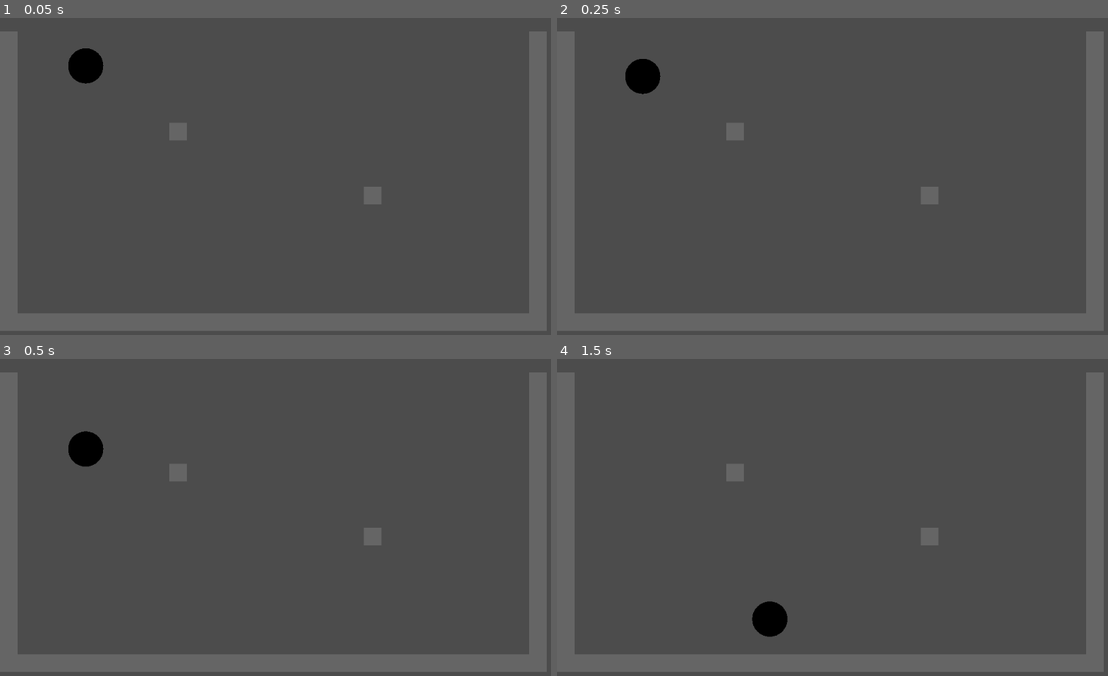
Above: before the commit, frames 1-4 (two rows, left to right).
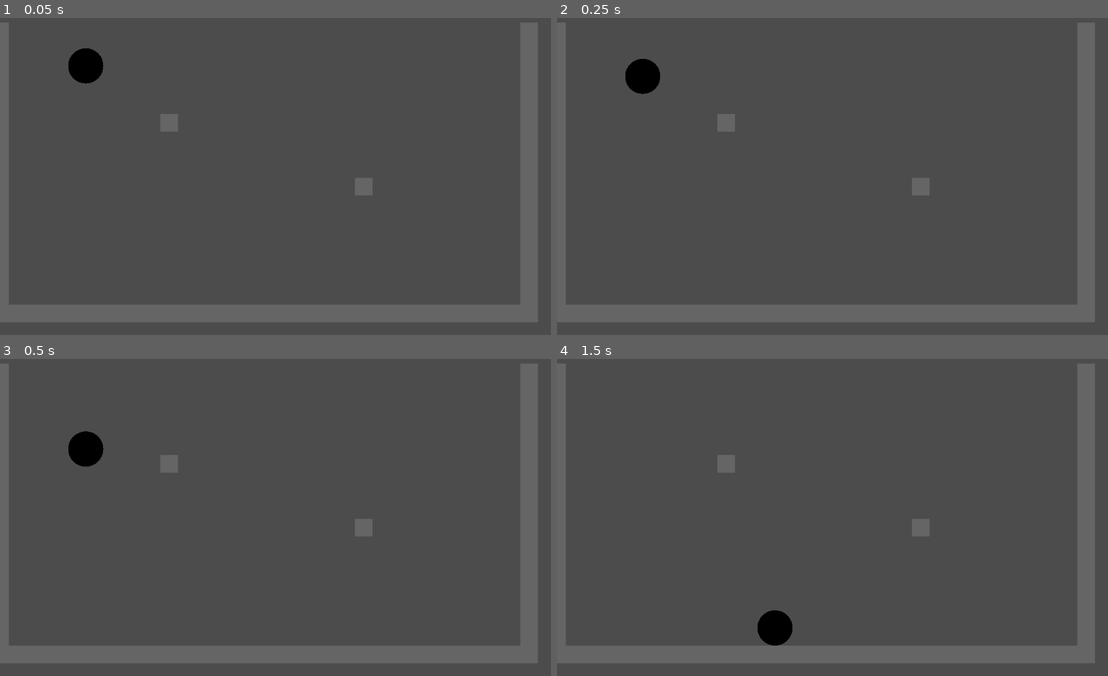
Above: after the commit, the same moments.

Repository: clangdo/candy_tablets
Game: Godot game, scene res://test/level/level.tscn
Two runs of this game, one before a commit and one after it. Both use one fixed random seed, a clock stepped at 60 frames per second and the inputs below.
Inputs:
- Up to frame 1 (0.05 s): no input
- Up to frame 2 (0.25 s): no input
- Up to frame 3 (0.5 s): no input
- Up to frame 4 (1.5 s): hold Right (right) 0.53-1.28 s; hold Left (left) from 1.28 s (still down)

The runs differ from the first frame. In frame 1, 9.8% of the frame differs, in the area x 0-100%, y 1-99%; in frame 2, 9.8%; in frame 3, 9.8%; in frame 4, 10%.

Commit message:
Add generation of per instance collision shapes for block
Note: https://github.com/godotengine/godot-proposals/issues/1574 seems
like a good idea after adding this. It's a bit strange that I need to
specify an owner programatically when the built-in owners are designed
to be editor-only.

Diff:
--- a/godot/block/block.gd
+++ b/godot/block/block.gd
@@ -2,9 +2,22 @@
 
 var grid_size: int = 32
 
+export var width: int = 1
 export var height: int = 1
-export var width: int = 1
+
+var _half_size: Vector2 = Vector2(16, 16)
+
+func _ready():
+	_half_size = Vector2(grid_size * width, grid_size * height) / 2
+	add_collider()
 
 func _draw():
-	var rect = Rect2(0, 0, grid_size * width, grid_size * height)
+	var rect = Rect2(-_half_size, _half_size * 2)
 	draw_rect(rect, Color(0.4, 0.4, 0.4))
+
+func add_collider():
+	# This is a terrible API
+	var shape_owner_id = create_shape_owner(self)
+	var collider_shape = RectangleShape2D.new()
+	collider_shape.extents = _half_size
+	shape_owner_add_shape(shape_owner_id, collider_shape)
--- a/godot/block/block.tscn
+++ b/godot/block/block.tscn
@@ -1,12 +1,6 @@
-[gd_scene load_steps=3 format=2]
+[gd_scene load_steps=2 format=2]
 
 [ext_resource path="res://block/block.gd" type="Script" id=1]
 
-[sub_resource type="RectangleShape2D" id=1]
-extents = Vector2( 32, 32 )
-
 [node name="Block" type="StaticBody2D"]
 script = ExtResource( 1 )
-
-[node name="CollisionShape2D" type="CollisionShape2D" parent="."]
-shape = SubResource( 1 )
